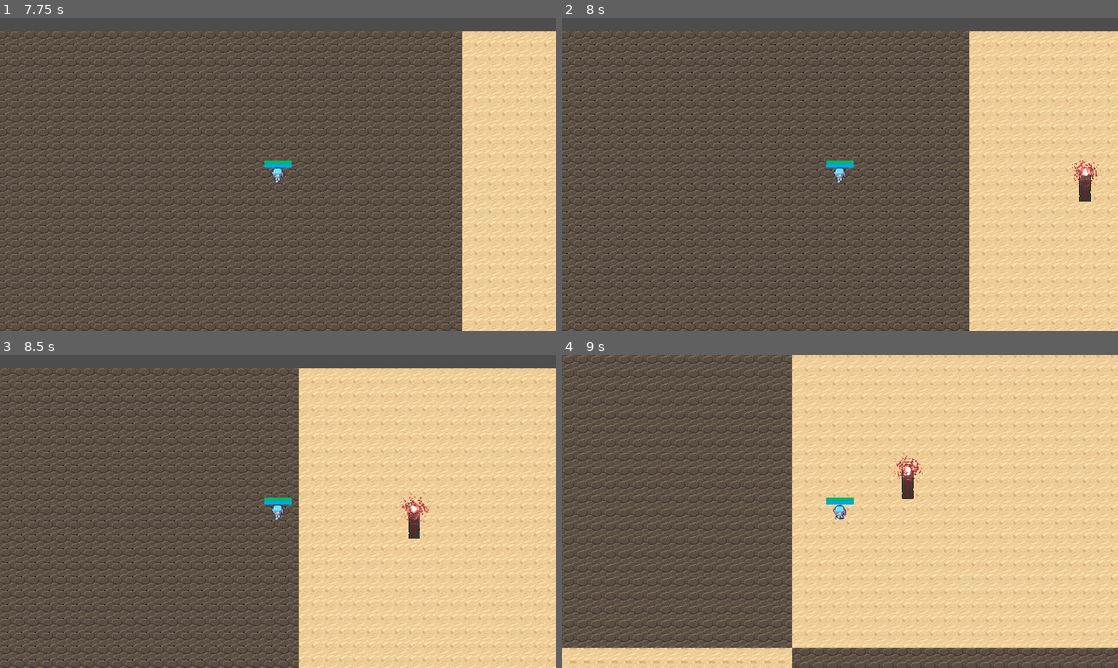
Above: before the commit, frames 1-4 (two rows, left to right).
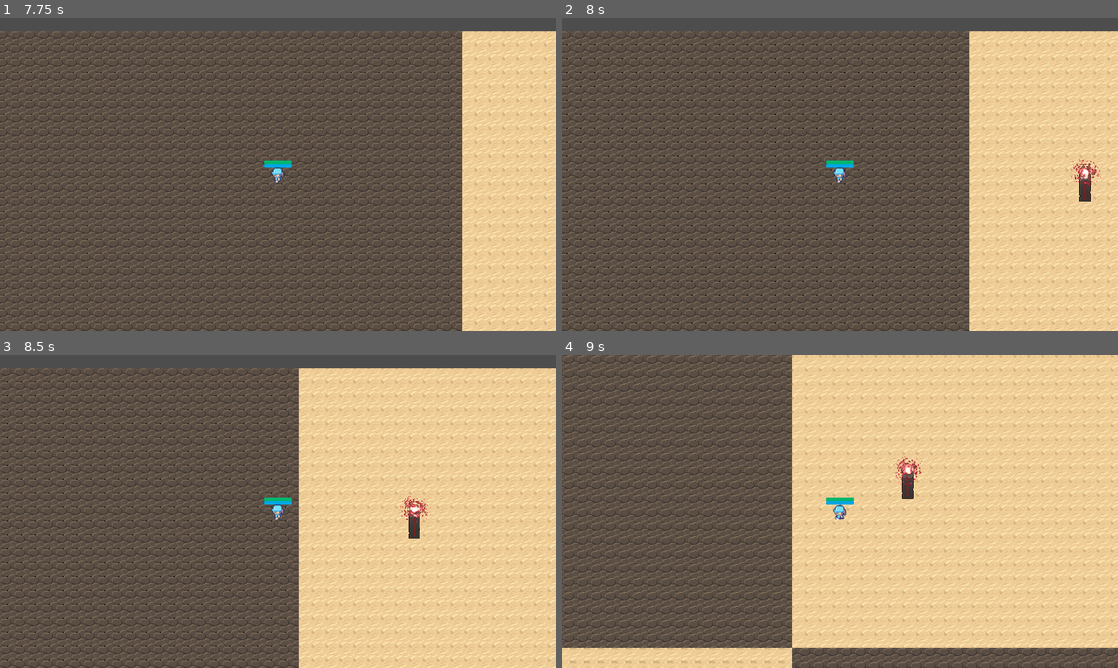
Above: after the commit, the same moments.

Repository: GDTV-Game-Jam-2024/GDTV
Game: Godot game, scene res://Scenes/main_menu.tscn
The game is run twice, just before and just after one commit, with the same random seed, the same clock (stepped at 60 frames per second) and the same inputs.
Inputs (mouse positions are in pixels of both pictures, inside the frame that each line leads up to):
- Up to frame 1 (7.75 s): click "Play" at 0.5 s; tap Enter at 1.25 s; move the mouse to (250, 237) at 1.27 s; hold Up (ui_up) 1.28-2.78 s; move the mouse to (444, 221) at 2.02 s; move the mouse to (111, 127) at 2.77 s; hold Left (ui_left) 2.78-4.28 s; move the mouse to (305, 174) at 3.52 s; move the mouse to (194, 96) at 4.27 s; hold Down (ui_down) 4.28-5.03 s; move the mouse to (400, 158) at 5.02 s; hold Right (ui_right) 5.03-5.78 s; move the mouse to (166, 190) at 5.77 s; hold Up (ui_up) 5.78-6.53 s; move the mouse to (333, 105) at 6.52 s; hold Right (ui_right) from 6.53 s (still down); move the mouse to (250, 237) at 7.27 s
- Up to frame 2 (8 s): keep holding Right (ui_right)
- Up to frame 3 (8.5 s): keep holding Right (ui_right); move the mouse to (444, 558) at 8.02 s
- Up to frame 4 (9 s): move the mouse to (673, 464) at 8.77 s; release Right (ui_right) at 8.78 s; hold Down (ui_down) from 8.78 s (still down)

Frame 1 is identical in both runs. In frame 2, 0.2% of the frame differs, in the area x 91-98%, y 44-55%; in frame 3, 0.2%; in frame 4, 0.2%, in the area x 59-66%, y 31-42%.

Commit message:
Update game.gd
Adjusted spawn timer for debugging.
Enemy portals spawn more slowly, but starts with one summoned.

Diff:
--- a/Scenes/game.gd
+++ b/Scenes/game.gd
@@ -1,13 +1,14 @@
 extends Node2D
 
 @export var game_timer = 0  # how much time has elapsed since starting game
-@export var spawn_timer = 3  # how much time is remaining since next spawner
+@export var spawn_timer = 30  # how much time is remaining since next spawner
 @export var isRunning = true  # whether game is running or paused
 
 var spawner = load("res://Scenes/spawn_portal.tscn")
 
 # Called when the node enters the scene tree for the first time.
 func _ready():
+	spawn_spawner()
 	pass # Replace with function body.
 
 
